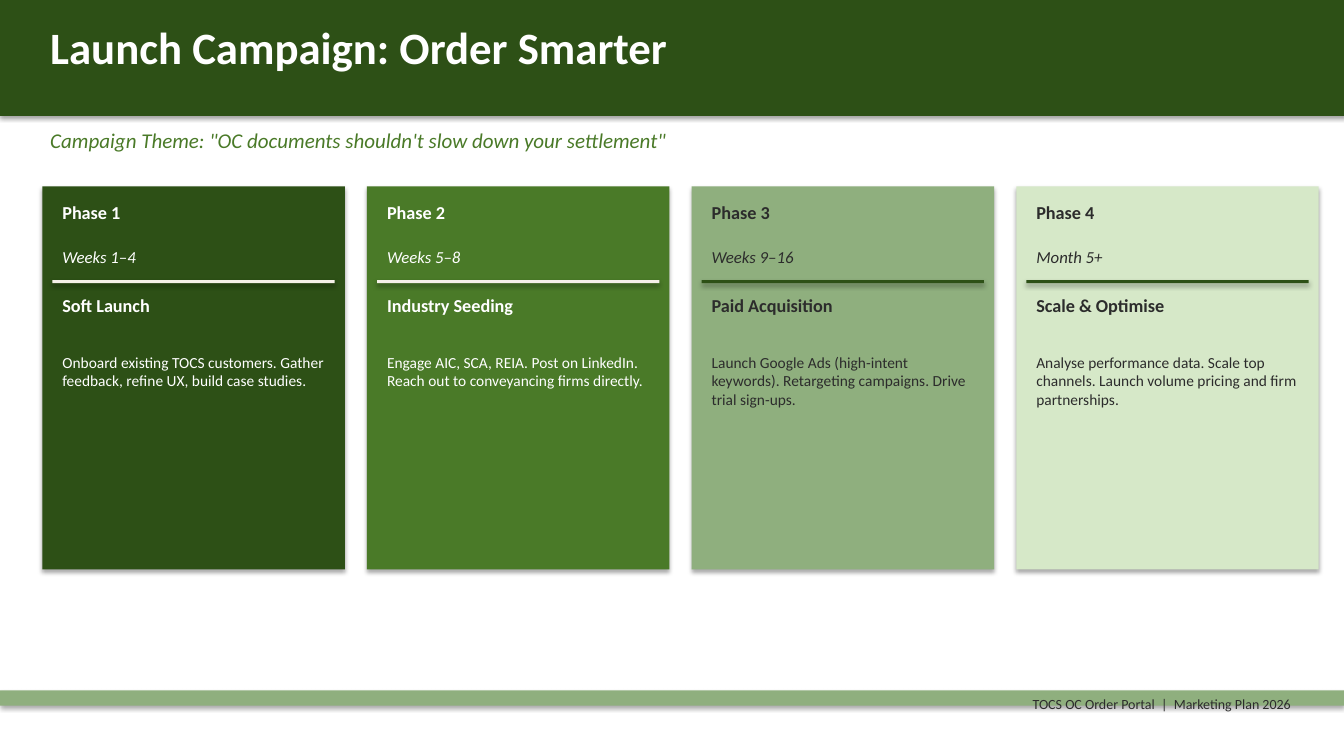
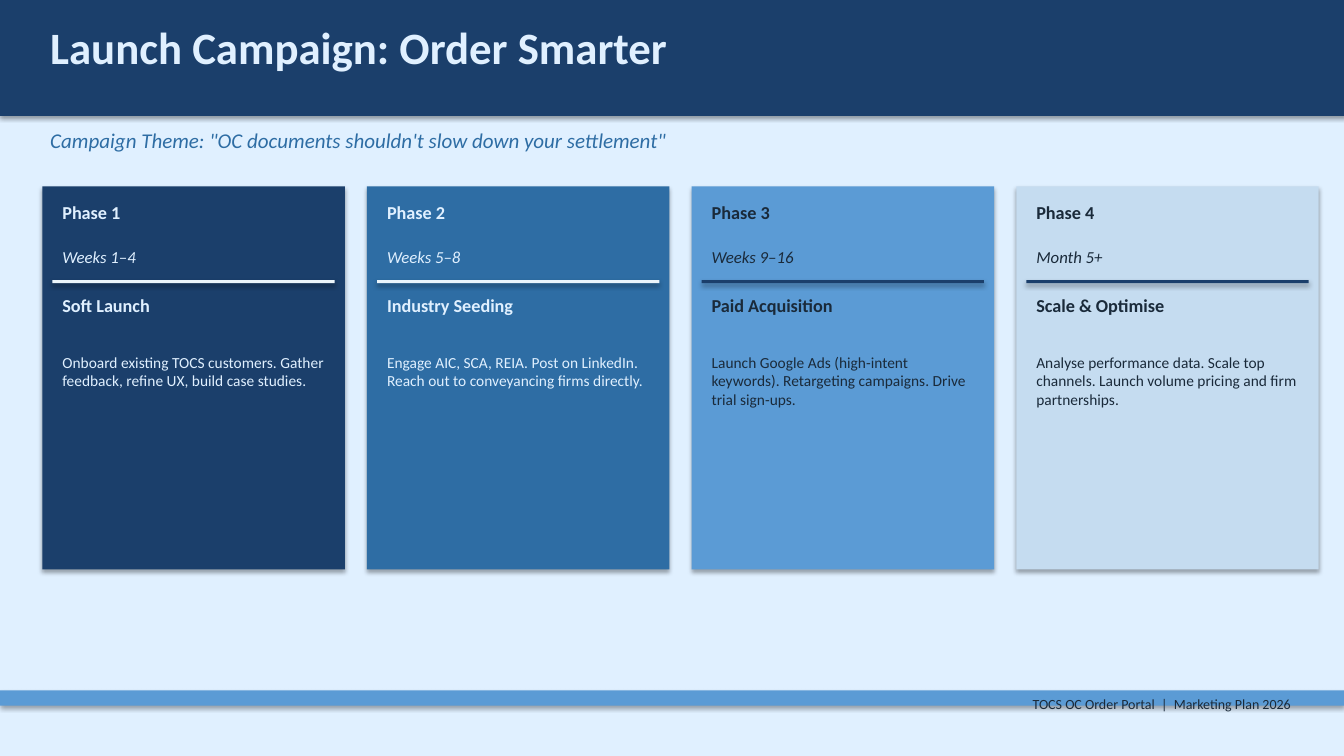
Before and after one commit to matthewhe22/Ocorder, a slide deck: slide 7 of marketing/TOCS-OC-Order-Portal-Marketing-Plan.pptx. Drawn at 1344x756 pixels with LibreOffice and Linux fonts; fonts in the diff are those of the drawing. Boxes give left, top, right and bottom in pixels: in the first picture for what was removed or moved away, otherwise in the second. Text is boxed around its words. In the diff, an @@ line names an element or a change of style, - is before the commit and + after.

```diff
--- a/marketing/TOCS-OC-Order-Portal-Marketing-Plan.pptx
+++ b/marketing/TOCS-OC-Order-Portal-Marketing-Plan.pptx
@@ background #FFFFFF to #E0F0FF @@
@@ text "Campaign Theme: "OC documents shouldn't ..." at (50,133,666,152): text colour #4A7A28 to #2E6DA4 @@
@@ rectangle at (367,187,669,570): fill #4A7A28 to #2E6DA4 @@
@@ rectangle at (692,187,994,570): fill #8FAF7E to #5B9BD5 @@
@@ rectangle at (1016,187,1319,570): fill #D6E8C8 to #C5DCF0 @@
@@ rectangle at (52,280,335,283): fill #F5F0E8 to #EBF5FB @@
@@ rectangle at (377,280,659,283): fill #F5F0E8 to #EBF5FB @@
@@ fill #2D5016 to #1B3F6B in 4 elements at (0,0,1344,116), (42,187,345,570), (702,280,984,283), (1026,280,1309,283) @@
@@ text colour #FFFFFF to #E0F0FF in 9 elements at (50,32,667,72), (62,206,120,219), (62,251,135,263), (62,299,149,312), (62,357,323,388), (387,206,445,219), (387,251,460,263), (387,299,513,315), (387,357,643,389) @@
@@ rectangle at (0,691,1344,706): fill #8FAF7E to #5B9BD5 @@
@@ text colour #2C2C2C to #1A2A3A in 9 elements at (712,206,770,219), (712,251,794,263), (712,299,832,315), (712,357,966,408), (1036,206,1094,219), (1036,251,1103,263), (1036,299,1164,315), (1036,357,1296,408), (1033,699,1290,713) @@
```
Also in this commit, not shown: 10 other slides changed, 1 other file.
